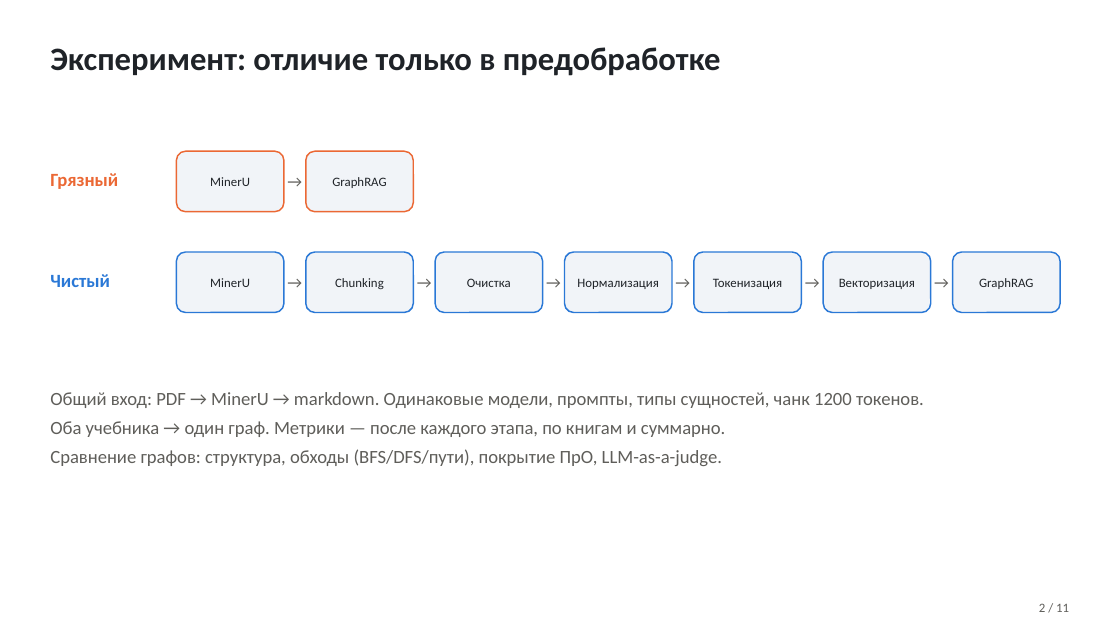
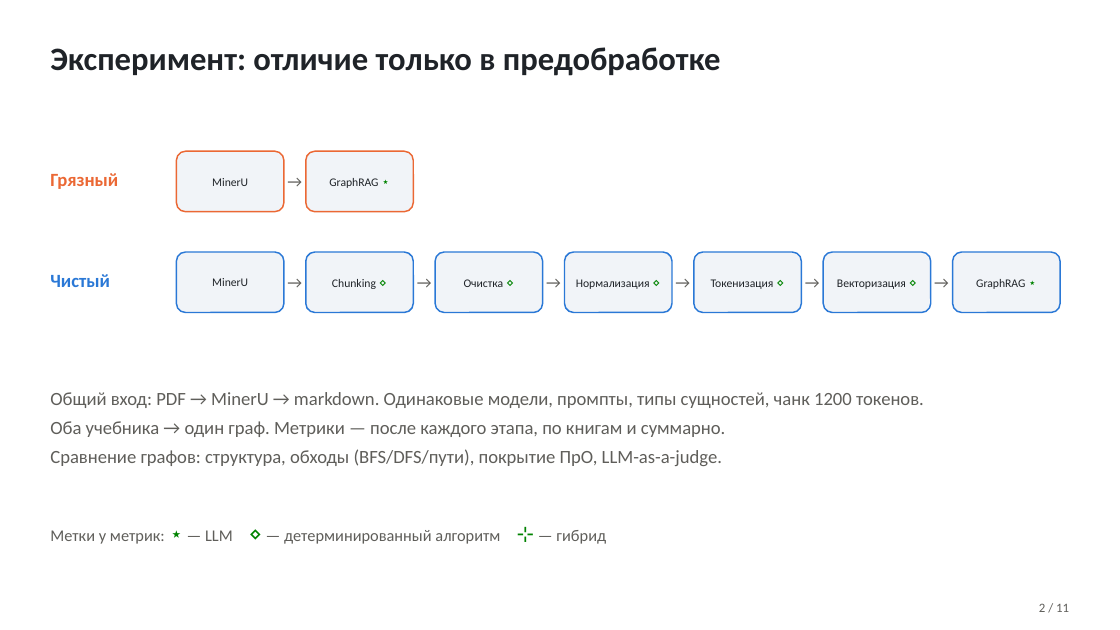
Before and after one commit to TeaDove/mam-26-1, a slide deck: slide 2 of 1-graph/lab-2/results/presentation.pptx. Drawn at 1120x630 pixels with LibreOffice and Linux fonts; fonts in the diff are those of the drawing. Boxes give left, top, right and bottom in pixels: in the first picture for what was removed or moved away, otherwise in the second. Text is boxed around its words. In the diff, an @@ line names an element or a change of style, - is before the commit and + after.

```diff
--- a/1-graph/lab-2/results/presentation.pptx
+++ b/1-graph/lab-2/results/presentation.pptx
@@ rounded rectangle "MinerU" at [176, 151, 284, 212]: size 11 to 10 pt @@
@@ text in rounded rectangle at [329, 178, 378, 188]: text changed; size 11 to 10 pt @@
-GraphRAG
+GraphRAG ⋆
@@ rounded rectangle "MinerU" at [176, 252, 284, 313]: size 11 to 10 pt @@
@@ text in rounded rectangle at [332, 279, 376, 289]: text changed; size 11 to 10 pt @@
-Chunking
+Chunking ⋄
@@ text in rounded rectangle at [464, 279, 504, 287]: text changed; size 11 to 10 pt @@
-Очистка
+Очистка ⋄
@@ text in rounded rectangle at [576, 279, 650, 289]: text changed; size 11 to 10 pt @@
-Нормализация
+Нормализация ⋄
@@ text in rounded rectangle at [711, 279, 774, 289]: text changed; size 11 to 10 pt @@
-Токенизация
+Токенизация ⋄
@@ text in rounded rectangle at [837, 279, 906, 289]: text changed; size 11 to 10 pt @@
-Векторизация
+Векторизация ⋄
@@ text in rounded rectangle at [976, 279, 1025, 289]: text changed; size 11 to 10 pt @@
-GraphRAG
+GraphRAG ⋆
@@ text added at [50, 530, 606, 544], 14 pt, text #5F5E5A @@
+Метки у метрик: ⋆ — LLM ⋄ — детерминированный алгоритм ⊹ — гибрид
```
Also in this commit, not shown: 8 other slides changed, 1 other file.
